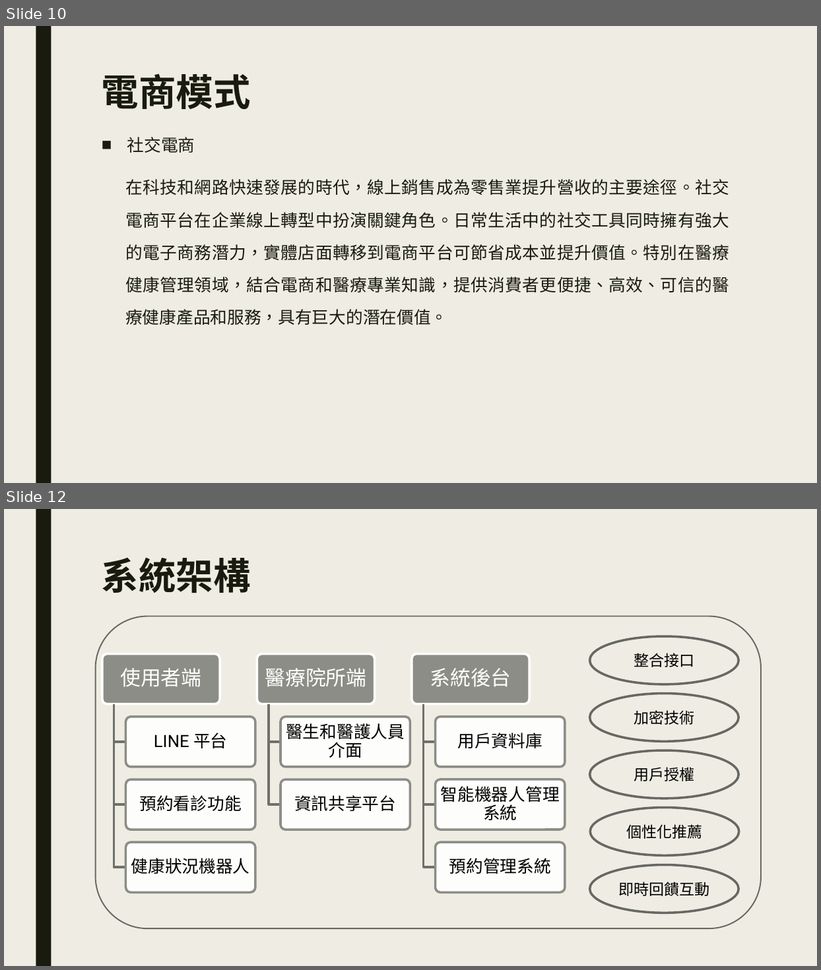
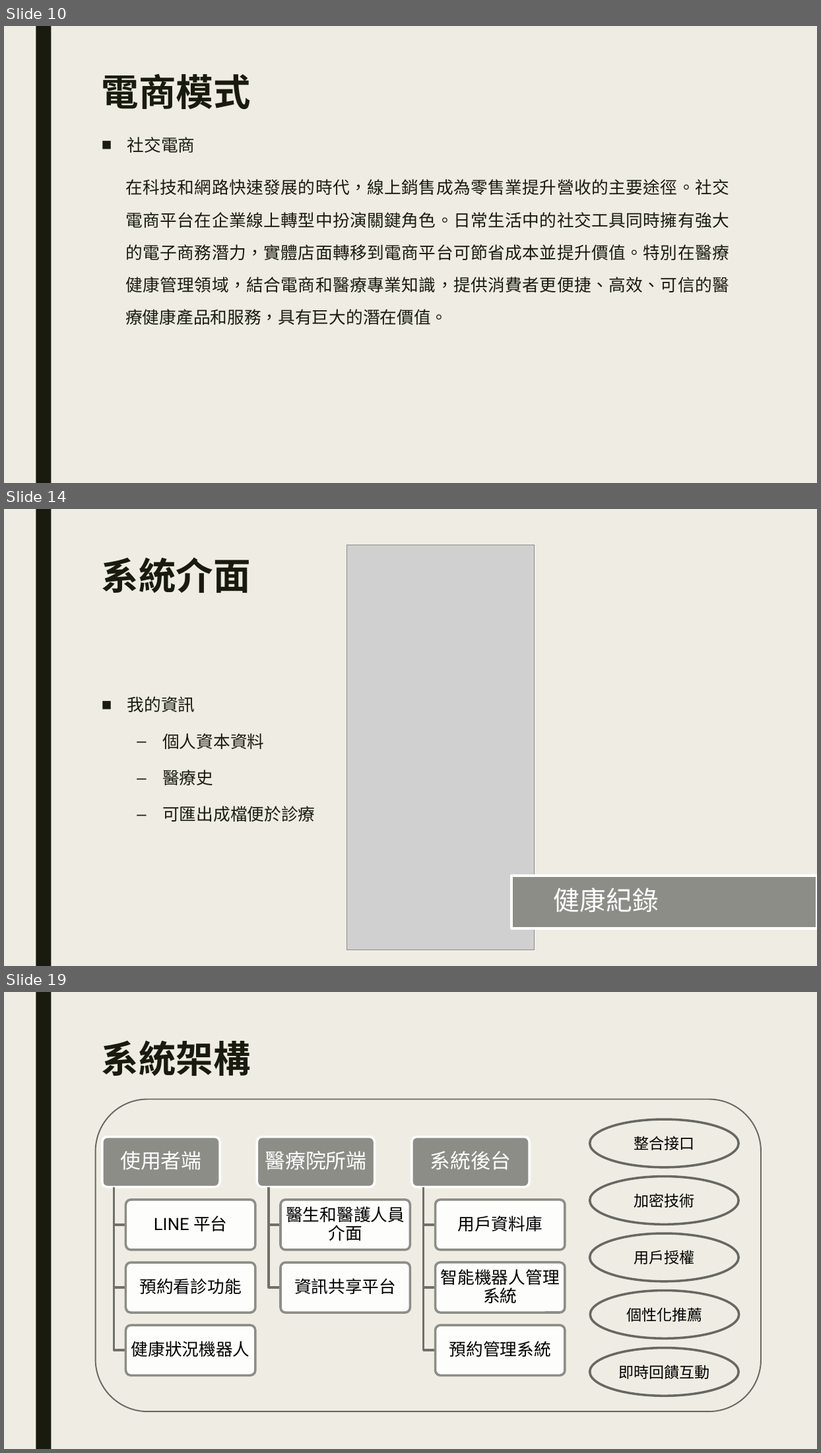
Before and after one commit to plum0411/e-commerce, a slide deck: LINE在電商領域能提出之新功能.pptx. Shown one above the other, each under a label of ours: slides 10 and 12 before the commit, slides 10, 14 and 19 after it; the slides between them are not shown. The pictures are 821x970 and 821x1453 pixels, drawn with LibreOffice and Linux fonts; fonts in the diff are those of the drawing; grey boxes stand for pictures. Boxes give left, top, right and bottom in pixels: in the first picture for what was removed or moved away, otherwise in the second. Text is boxed around its words. In the diff, an @@ line names an element or a change of style, - is before the commit and + after.

Commit message:
add PPT UI/fix word image bug

```diff
--- a/LINE在電商領域能提出之新功能.pptx
+++ b/LINE在電商領域能提出之新功能.pptx
@@ slide 14 added at (4, 509, 817, 966), background #EFEDE3; not listed: 1 template element that a slide beside it also shows @@
@@ picture added at (347, 545, 534, 951) @@
@@ title added at (102, 557, 251, 593), 44 pt, text #191B0E, bold @@
+系統介面
@@ text added at (127, 696, 315, 822), 20 pt, text #191B0E @@
+■ 我的資訊
+  – 個人資本資料
+  – 醫療史
+  – 可匯出成檔便於診療
@@ rectangle added at (512, 876, 817, 929), fill #8C8D86, outline #FFFFFF 2.75 pt @@
@@ text added at (554, 888, 659, 912), 31 pt, text #FFFFFF @@
+健康紀錄
@@ what was slide 12 is now slide 19 @@
```
Also in this commit, not shown: 1 slide changed, 6 other slides added, 1 other file.
